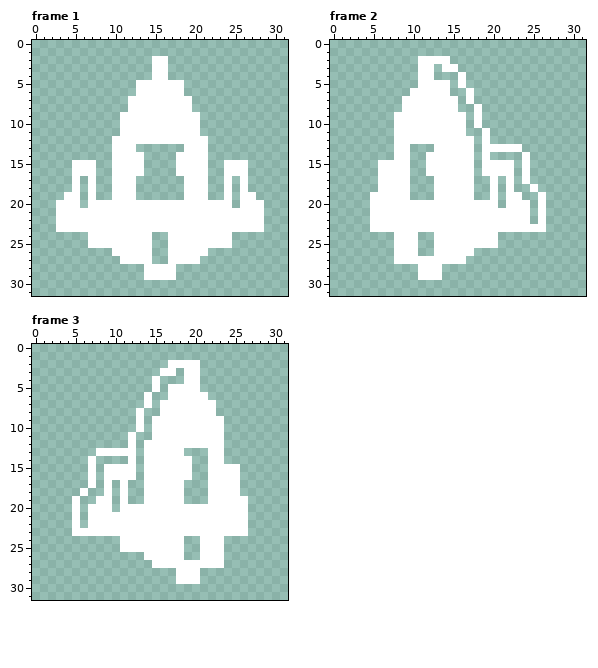
File history of a pixel-art file, Art_source/spaceship_1bit.aseprite. The first picture shows the starting point.
32x32 pixels, 3 frames. Shown: frame 1, frame 2, frame 3.
The result:
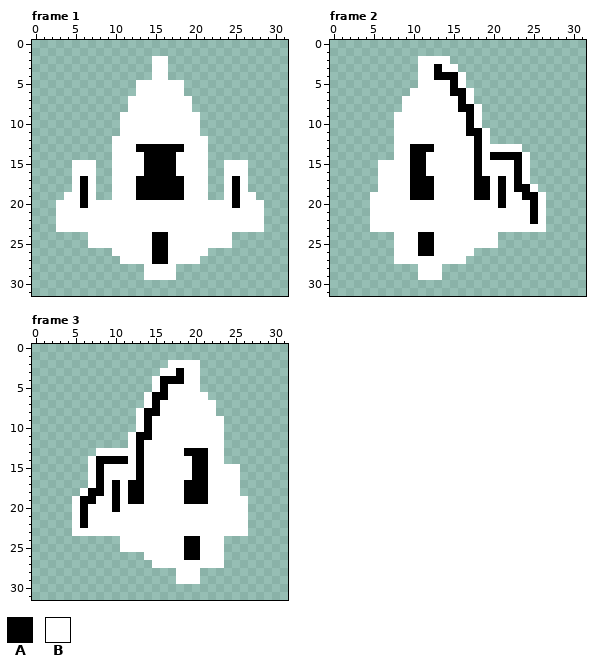
Palette (. is transparent): A #000000  B #ffffff
The edit:
--- frame 1
@@ x 0..31 @@
 12 ..........BBBBBBBBBBBB..........
-13 ..........BBB......BBB..........
-14 ..........BBBB....BBBB..........
-15 .....BBB..BBBB....BBBB..BBB.....
-16 .....BBB..BBBB....BBBB..BBB.....
-17 .....B.B..BBB......BBB..B.B.....
-18 .....B.B..BBB......BBB..B.B.....
-19 ....BB.B..BBB......BBB..B.BB....
-20 ...BBB.BBBBBBBBBBBBBBBBBB.BBB...
+13 ..........BBBAAAAAABBB..........
+14 ..........BBBBAAAABBBB..........
+15 .....BBB..BBBBAAAABBBB..BBB.....
+16 .....BBB..BBBBAAAABBBB..BBB.....
+17 .....BAB..BBBAAAAAABBB..BAB.....
+18 .....BAB..BBBAAAAAABBB..BAB.....
+19 ....BBAB..BBBAAAAAABBB..BABB....
+20 ...BBBABBBBBBBBBBBBBBBBBBABBB...
 21 ...BBBBBBBBBBBBBBBBBBBBBBBBBB...
@@ x 13..18 @@
 23 BBBBBB
-24 BB..BB
-25 BB..BB
-26 BB..BB
-27 BB..BB
+24 BBAABB
+25 BBAABB
+26 BBAABB
+27 BBAABB
 28 .BBBB.
--- frame 2
@@ x 8..27 @@
  2 ...BBBB.............
- 3 ...BB.BB............
- 4 ...BB...B...........
- 5 ...BBBB.B...........
- 6 ..BBBBB..B..........
- 7 .BBBBBBB.B..........
- 8 .BBBBBBB..B.........
- 9 BBBBBBBBB.B.........
-10 BBBBBBBBB.B.........
-11 BBBBBBBBB..B........
-12 BBBBBBBBBB.B........
-13 BB...BBBBB.BBBBB....
-14 BB..BBBBBB.B....B...
-15 BB..BBBBBB.BBBB.B...
-16 BB..BBBBBB.BBBB.B...
-17 BB...BBBBB..B.B.B...
-18 BB...BBBBB..B.B..B..
-19 BB...BBBBB..B.BB..B.
-20 BBBBBBBBBBBBB.BBB.B.
-21 BBBBBBBBBBBBBBBBB.B.
-22 BBBBBBBBBBBBBBBBB.B.
+ 3 ...BBABB............
+ 4 ...BBAAAB...........
+ 5 ...BBBBAB...........
+ 6 ..BBBBBAAB..........
+ 7 .BBBBBBBAB..........
+ 8 .BBBBBBBAAB.........
+ 9 BBBBBBBBBAB.........
+10 BBBBBBBBBAB.........
+11 BBBBBBBBBAAB........
+12 BBBBBBBBBBAB........
+13 BBAAABBBBBABBBBB....
+14 BBAABBBBBBABAAAAB...
+15 BBAABBBBBBABBBBAB...
+16 BBAABBBBBBABBBBAB...
+17 BBAAABBBBBAABABAB...
+18 BBAAABBBBBAABABAAB..
+19 BBAAABBBBBAABABBAAB.
+20 BBBBBBBBBBBBBABBBAB.
+21 BBBBBBBBBBBBBBBBBAB.
+22 BBBBBBBBBBBBBBBBBAB.
 23 BBBBBBBBBBBBBBBBBBB.
-24 BBB..BBBBBBBB.......
-25 BBB..BBBBBBBB.......
-26 BBB..BBBBB..........
+24 BBBAABBBBBBBB.......
+25 BBBAABBBBBBBB.......
+26 BBBAABBBBB..........
 27 BBBBBBBBB...........
--- frame 3
@@ x 4..23 @@
  2 .............BBBB...
- 3 ............BB.BB...
- 4 ...........B...BB...
- 5 ...........B.BBBB...
- 6 ..........B..BBBBB..
- 7 ..........B.BBBBBBB.
- 8 .........B..BBBBBBB.
- 9 .........B.BBBBBBBBB
-10 .........B.BBBBBBBBB
-11 ........B..BBBBBBBBB
-12 ........B.BBBBBBBBBB
-13 ....BBBBB.BBBBB...BB
-14 ...B....B.BBBBBB..BB
-15 ...B.BBBB.BBBBBB..BB
-16 ...B.BBBB.BBBBBB..BB
-17 ...B.B.B..BBBBB...BB
-18 ..B..B.B..BBBBB...BB
-19 .B..BB.B..BBBBB...BB
-20 .B.BBB.BBBBBBBBBBBBB
-21 .B.BBBBBBBBBBBBBBBBB
-22 .B.BBBBBBBBBBBBBBBBB
+ 3 ............BBABB...
+ 4 ...........BAAABB...
+ 5 ...........BABBBB...
+ 6 ..........BAABBBBB..
+ 7 ..........BABBBBBBB.
+ 8 .........BAABBBBBBB.
+ 9 .........BABBBBBBBBB
+10 .........BABBBBBBBBB
+11 ........BAABBBBBBBBB
+12 ........BABBBBBBBBBB
+13 ....BBBBBABBBBBAAABB
+14 ...BAAAABABBBBBBAABB
+15 ...BABBBBABBBBBBAABB
+16 ...BABBBBABBBBBBAABB
+17 ...BABABAABBBBBAAABB
+18 ..BAABABAABBBBBAAABB
+19 .BAABBABAABBBBBAAABB
+20 .BABBBABBBBBBBBBBBBB
+21 .BABBBBBBBBBBBBBBBBB
+22 .BABBBBBBBBBBBBBBBBB
 23 .BBBBBBBBBBBBBBBBBBB
-24 .......BBBBBBBB..BBB
-25 .......BBBBBBBB..BBB
-26 ..........BBBBB..BBB
+24 .......BBBBBBBBAABBB
+25 .......BBBBBBBBAABBB
+26 ..........BBBBBAABBB
 27 ...........BBBBBBBBB
